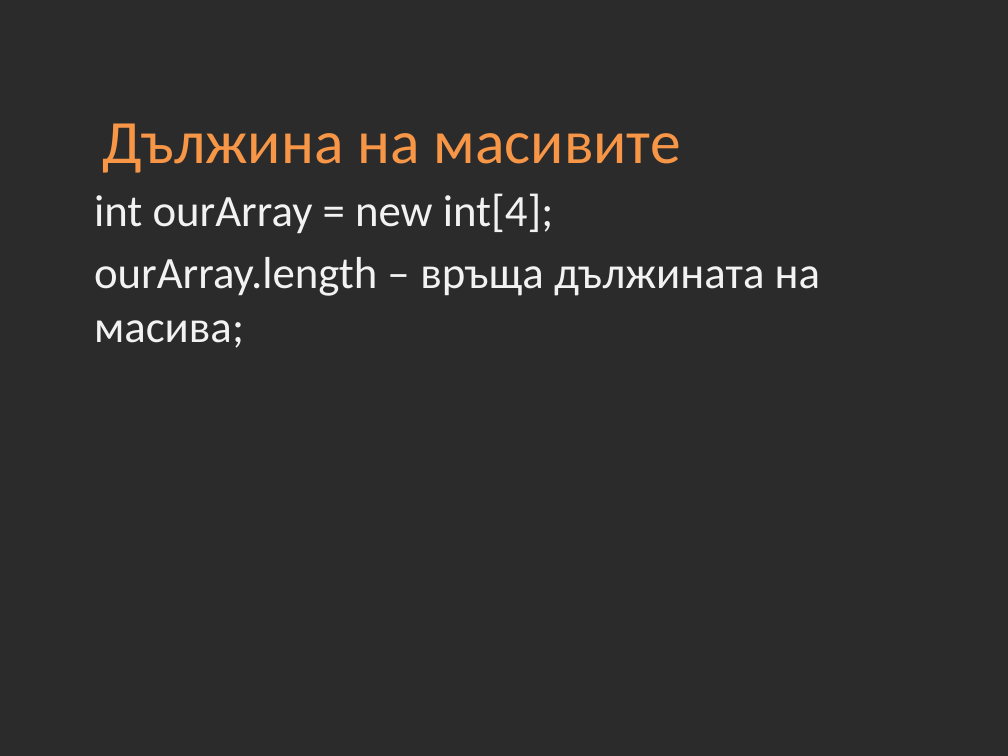
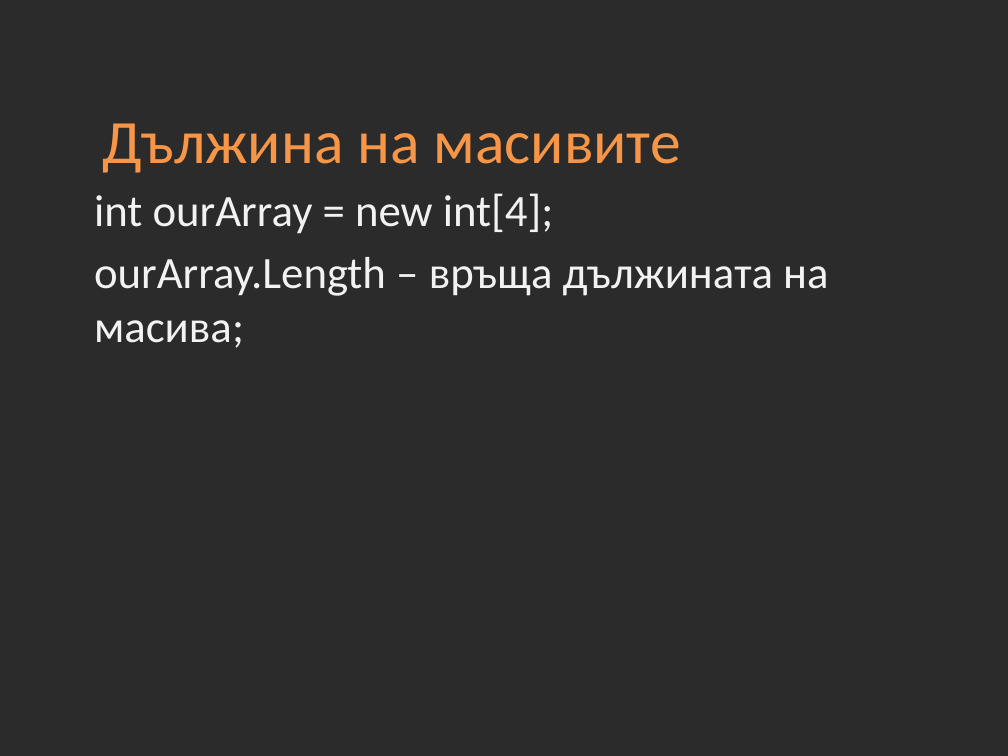
Before and after one commit to Academy-Soft-Intellect/Programming-Introduction-Course, a slide deck: slide 9 of 06-Arrays.pptx. Drawn at 1008x756 pixels with LibreOffice and Linux fonts; fonts in the diff are those of the drawing; background and template pictures are left out; a plain dark background stands for a picture behind light text. Boxes give left, top, right and bottom in pixels: in the first picture for what was removed or moved away, otherwise in the second. Text is boxed around its words. In the diff, an @@ line names an element or a change of style, - is before the commit and + after.

```diff
--- a/06-Arrays.pptx
+++ b/06-Arrays.pptx
@@ text at bbox=[94, 257, 828, 348]: text changed @@
-ourArray.length – връща дължината на масива;
+ourArray.Length – връща дължината на масива;
```
Also in this commit, not shown: 2 other slides changed, 23 other files.
